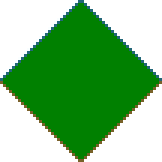
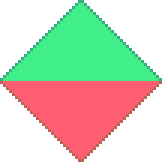
Comparing the layer stacks of the two (162, 162) images. Changes:
moved "red_blue.png" above "_008000.png" over bbox(0, 0, 162, 162)
painted on "blue" (1st of 2, in "red_blue.png") over bbox(0, 0, 162, 81)
